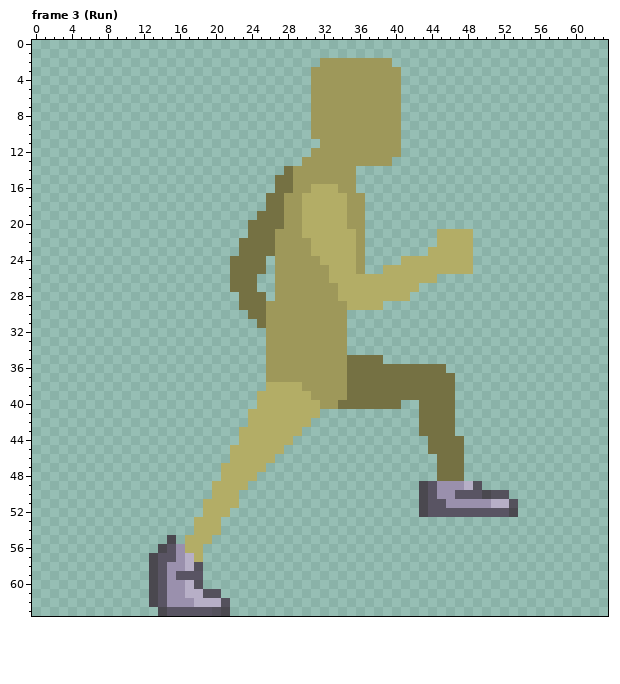
One commit to this pixel-art file: Workfiles/newCharacter.aseprite. Above, as it was before the edit.
64x64 pixels, 13 frames. Colours within 5 levels of each other are drawn and written as one. Shown: frame 3 (Run). The commit also changed other frames, which this record leaves out.
New version:
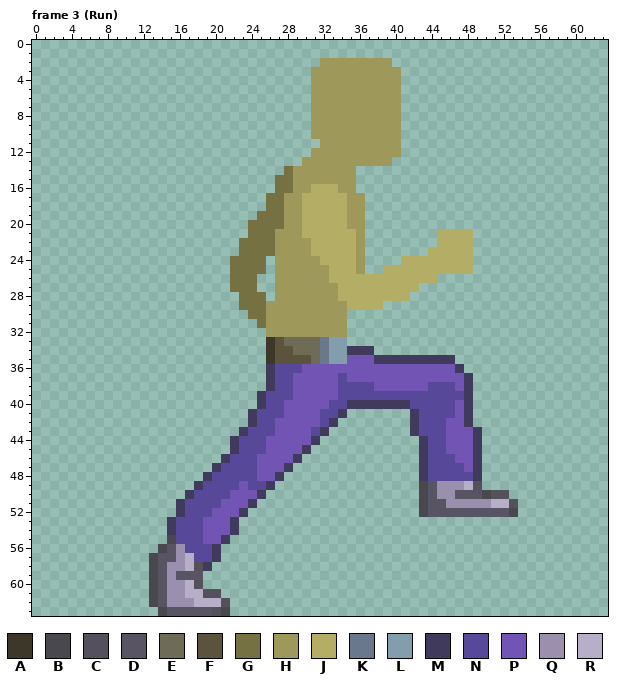
Palette (. is transparent): A #3d3729  B #4a484f  C #54515c  D #595463  E #6e6b57  F #5c533d  G #757143  H #9e985a  J #b3ad66  K #69788c  L #829ead  M #403a5c  N #574899  P #7154b3  Q #9a90ad  R #b7afc7
The edit:
--- frame 3 (Run), layer "trousers"
@@ x 13..51 @@
 32 .............HHHHHHHHH.................
-33 .............HHHHHHHHH.................
-34 .............HHHHHHHHH.................
-35 .............HHHHHHHHHGGGG.............
-36 .............HHHHHHHHHGGGGGGGGGGG......
-37 .............HHHHHHHHHGGGGGGGGGGGG.....
-38 .............JJJJHHHHHGGGGGGGGGGGG.....
-39 ............JJJJJJHHHHGGGGGGGGGGGG.....
-40 ............JJJJJJJHHGGGGGGG..GGGG.....
-41 ...........JJJJJJJJ...........GGGG.....
-42 ...........JJJJJJJ............GGGG.....
-43 ..........JJJJJJJ.............GGGG.....
-44 ..........JJJJJJ...............GGGG....
-45 .........JJJJJJ................GGGG....
-46 .........JJJJJ..................GGG....
-47 ........JJJJJ...................GGG....
-48 ........JJJJ....................GGG....
-49 .......JJJJ...................BDQQQRC..
-50 .......JJJ....................BDQQDDDBC
-51 ......JJJJ....................BDDQQQQQR
-52 ......JJJ.....................BDDDDDDDD
-53 .....JJJ...............................
-54 .....JJJ...............................
-55 ..B.JJJ................................
-56 .BDQJJ.................................
-57 BDDQRJ.................................
-58 BDQQRC.................................
+33 .............AFEEEEKLL.................
+34 .............AFFEEEKLLMMM..............
+35 .............AFFFFEKLLPPPMMMMMMMMM.....
+36 .............MNNNPPPPPPPPPPPPPPPPPM....
+37 .............MNNPPPPPNPPPPPPPPPPPPPM...
+38 .............MNNPPPPPNNNNPPPPPPNNNPM...
+39 ............MNNNPPPPPNNNNNNNNNNNNNNM...
+40 ............MNNPPPPPNNMMMMMMMNNNNNPM...
+41 ...........MNNNPPPPNNM.......MNNNNPM...
+42 ...........MNNPPPPPNM........MNNNPPM...
+43 ..........MNNNPPPPNM.........MNNNPPPM..
+44 .........MNNNPPPPPM...........MNNPPPM..
+45 .........MNNNPPPPM............MNNPPPM..
+46 ........MNNNPPPPM.............MNNNPPM..
+47 .......MNNNNPPPM..............MNNNNPM..
+48 ......MNNNNNPPM...............MNNNNNM..
+49 .....MNNNNPNNM................BDQQQRC..
+50 ....MNNNNPPPM.................BDQQDDDBC
+51 ...MNNNNPPPM..................BDDQQQQQR
+52 ...MNNNPPPM...................BDDDDDDDD
+53 ..MNNNPPPM.............................
+54 ..MNNNPPPM.............................
+55 ..BNNNPPM..............................
+56 .BDQNNNM...............................
+57 BDDQRNNM...............................
+58 BDQQRCM................................
 59 BDQDDD.................................
Changed places in both pictures, as pixel boxes (x1, y1, x2, y2):
changed: (167, 337, 482, 571)
